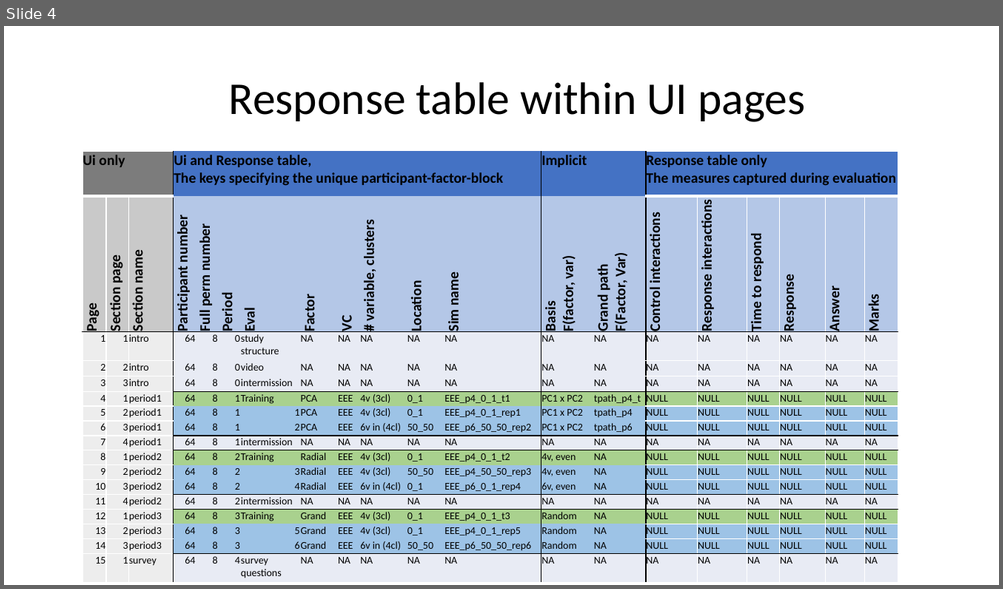
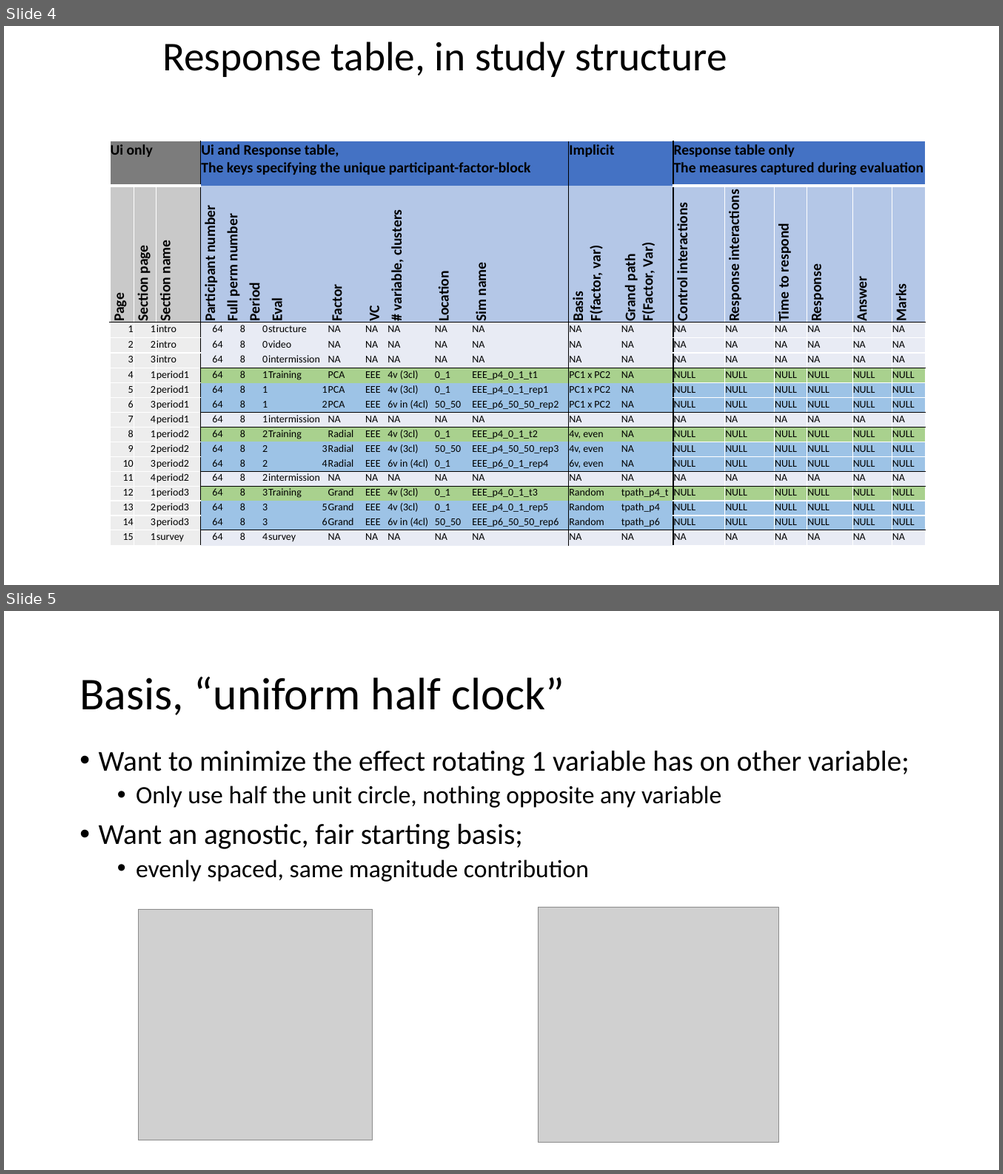
Before and after one commit to nspyrison/spinifex_study, a slide deck: paper/figures/Experimental design graphics.pptx. Shown one above the other, each under a label of ours: slide 4 before the commit, slides 4 and 5 after it. The pictures are 1003x589 and 1003x1174 pixels, drawn with LibreOffice and Linux fonts; fonts in the diff are those of the drawing; grey boxes stand for pictures. Boxes give left, top, right and bottom in pixels: in the first picture for what was removed or moved away, otherwise in the second. Text is boxed around its words. In the diff, an @@ line names an element or a change of style, - is before the commit and + after.

```diff
--- a/paper/figures/Experimental design graphics.pptx
+++ b/paper/figures/Experimental design graphics.pptx
@@ slide 5 added at (4,611,999,1170), background #FFFFFF @@
@@ title added at (79,676,564,715), 44 pt, text #000000 @@
+Basis, “uniform half clock”
@@ text added at (99,750,909,882), 28 pt, text #000000 @@
+• Want to minimize the effect rotating 1 variable has on other variable;
+  • Only use half the unit circle, nothing opposite any variable
+• Want an agnostic, fair starting basis;
+  • evenly spaced, same magnitude contribution
@@ picture added at (138,909,372,1141) @@
@@ picture added at (538,908,780,1143) @@
@@ slide 4 changed as well @@
@@ title at (162,42,726,77): text changed; size 44 to 39.6 pt @@
-Response table within UI pages
+Response table, in study structure
@@ table at (110,141,925,543) @@
-row 3, column 7: study structure
+row 3, column 7: structure
-row 6, column 14: tpath_p4_t
+row 6, column 14: NA
-row 7, column 14: tpath_p4
+row 7, column 14: NA
-row 8, column 14: tpath_p6
+row 8, column 14: NA
-row 14, column 14: NA
+row 14, column 14: tpath_p4_t
-row 15, column 14: NA
+row 15, column 14: tpath_p4
-row 16, column 14: NA
+row 16, column 14: tpath_p6
-row 17, column 7: survey questions
+row 17, column 7: survey
@@ table: place and size @@
-table at (82,151,898,582)
+table at (110,141,925,543)
```
Also in this commit, not shown: 3 other slides changed, 1 other slide added, 9 other files.
